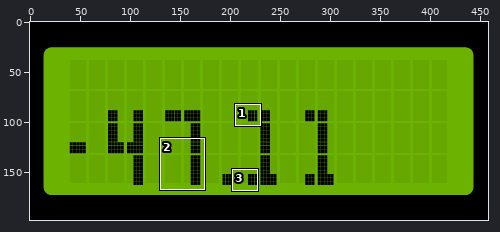
File history of a sprite sheet, pictures/2x3_1x.png. Above: a wide view before the commit, with the close-up outlined.
Close-up. Before the commit:
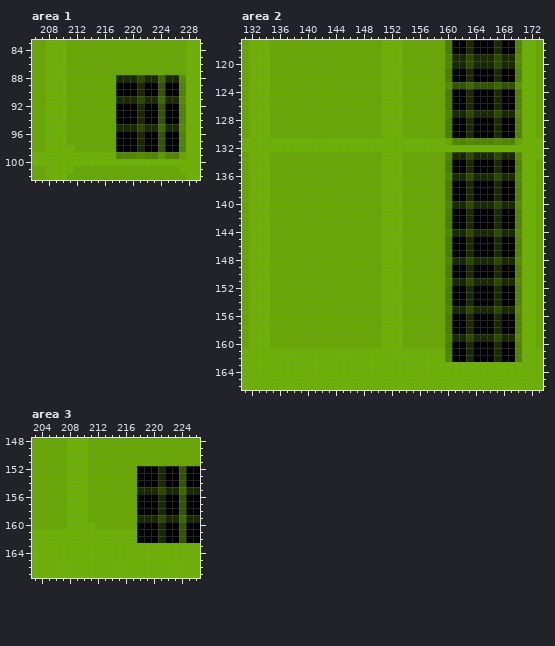
The file is 458x198 pixels. Colours within 5 levels of each other are drawn and written as one. Shown: area 1: x 206..229, y 83..102; area 2: x 131..173, y 117..166; area 3: x 203..226, y 148..167. The commit also changed other parts of the picture, which this record leaves out.
After:
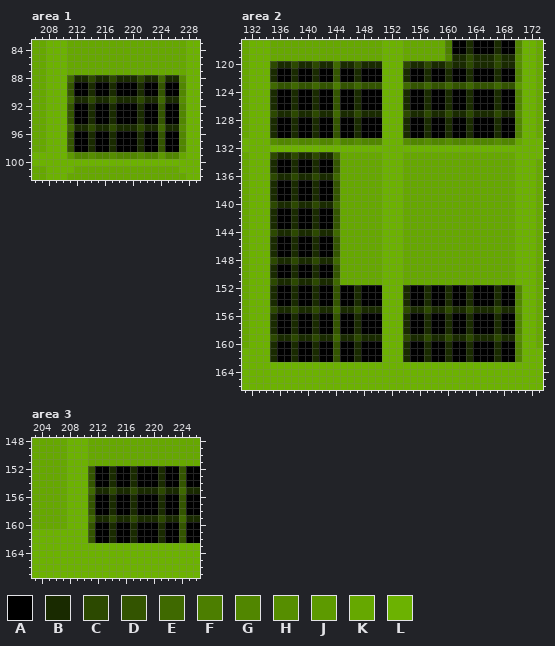
Palette (. is transparent): A #000000  B #192a00  C #2c4900  D #335400  E #3f6900  F #4c7e00  G #518600  H #568e00  J #5d9a00  K #66a800  L #6cb201
Edits made:
Changed rows in their new state; - is an unchanged pixel.
Area 1:
first column x 211:
 88 EBBCBBC
 89 DAABAAB
 90 DAABAAB
 91 EBBCBBC
 92 DAABAAB
 93 DAABAAB
 94 DAABAAB
 95 EBBCBBC
 96 DAABAAB
 97 DAABAAB
 98 DAABAAB
 99 JGGHGGH
Area 2:
first column x 135:
120 CBBCBBCBBEBBCBBB---CBBCBBC----------
121 BAABAABAADAABAAA---BAABAAB----------
122 BAABAABAADAABAAA---BAABAAB----------
123 EDDEDDEDDFDDEDDD---EDDEDDE----------
124 BAABAABAADAABAAA---BAABAAB----------
125 BAABAABAADAABAAA---BAABAAB----------
126 BAABAABAADAABAAA---BAABAAB----------
127 CBBCBBCBBEBBCBBB---CBBCBBC----------
128 BAABAABAADAABAAA---BAABAAB----------
129 BAABAABAADAABAAA---BAABAAB----------
130 BAABAABAADAABAAA---BAABAAB----------
131 HGGHGGHGGJGGHGGG---HGGHGGH----------
133 CBBCBBCBBE---------------KKKKKKKKKKL
134 BAABAABAAD---------------KKKKKKKKKKL
135 BAABAABAAD---------------KKKKKKKKKKL
136 CBBCBBCBBE---------------KKKKKKKKKKL
137 BAABAABAAD---------------KKKKKKKKKKL
138 BAABAABAAD---------------KKKKKKKKKKL
139 BAABAABAAD---------------KKKKKKKKKKL
140 CBBCBBCBBE---------------KKKKKKKKKKL
141 BAABAABAAD---------------KKKKKKKKKKL
142 BAABAABAAD---------------KKKKKKKKKKL
143 BAABAABAAD---------------KKKKKKKKKKL
144 CBBCBBCBBE---------------KKKKKKKKKKL
145 BAABAABAAD---------------KKKKKKKKKKL
146 BAABAABAAD---------------KKKKKKKKKKL
147 BAABAABAAD---------------KKKKKKKKKKL
148 CBBCBBCBBE---------------KKKKKKKKKKL
149 BAABAABAAD---------------KKKKKKKKKKL
150 BAABAABAAD---------------KKKKKKKKKKL
151 CBBCBBCBBE---------------KKKKKKKKKKL
152 BAABAABAADAABAAA---BAABAAB----------
153 BAABAABAADAABAAA---BAABAAB----------
154 BAABAABAADAABAAA---BAABAAB----------
155 CBBCBBCBBEBBCBBB---CBBCBBC----------
156 BAABAABAADAABAAA---BAABAAB----------
157 BAABAABAADAABAAA---BAABAAB----------
158 BAABAABAADAABAAA---BAABAAB----------
159 CBBCBBCBBEBBCBBB---CBBCBBC----------
160 BAABAABAADAABAAA---BAABAAB----------
161 BAABAABAADAABAAA---BAABAAB----------
162 BAABAABAADAABAAA---BAABAAB----------
Area 3:
first column x 211:
152 DAABAAB
153 DAABAAB
154 DAABAAB
155 EBBCBBC
156 DAABAAB
157 DAABAAB
158 DAABAAB
159 EBBCBBC
160 DAABAAB
161 DAABAAB
162 DAABAAB
Where, in picture pixels (left, top, right, bottom), the same in both close-ups:
changed: (67, 75, 116, 159)
changed: (270, 61, 522, 362)
changed: (88, 466, 137, 543)
